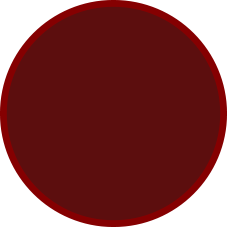
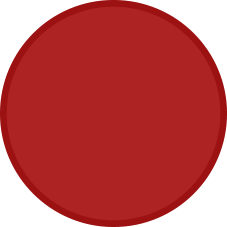
Layers edited between the first and the second (227, 227) image:
pixels changed over [0, 0, 227, 227] (layer not identified)
